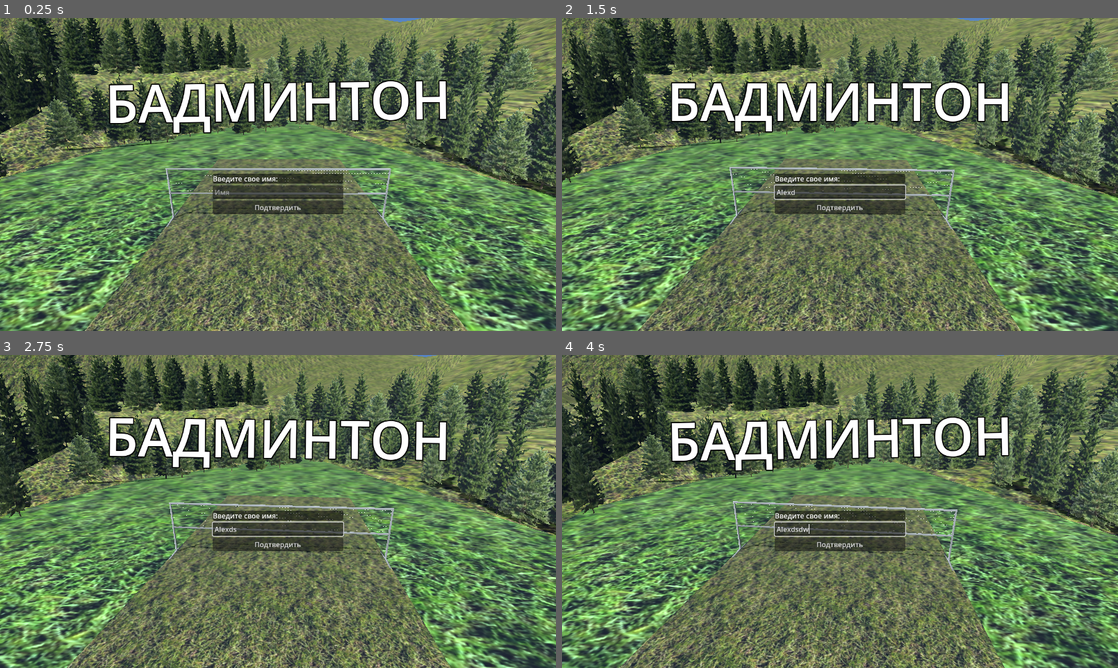
Above: before the commit, frames 1-4 (two rows, left to right).
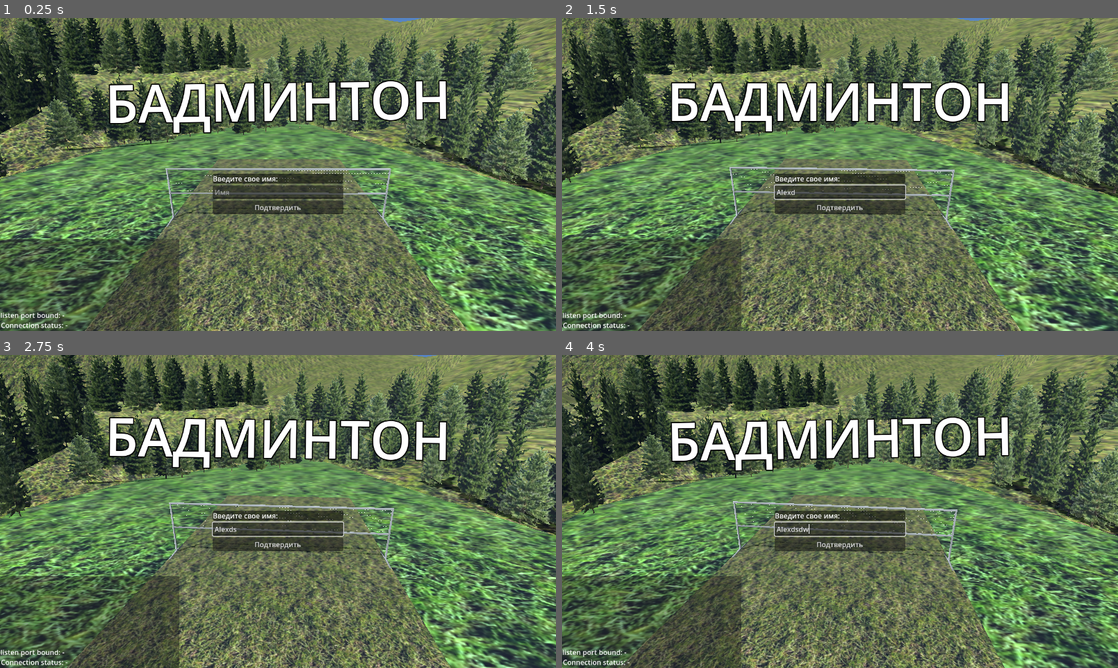
Above: after the commit, the same moments.

Repository: xenabun/TheBadmintonGame
Game: Godot game, scene res://scenes/game_field.tscn
Two runs of this game, one before a commit and one after it. Both use one fixed random seed, a clock stepped at 60 frames per second and the inputs below.
Inputs (mouse positions are in pixels of both pictures, inside the frame that each line leads up to):
- Up to frame 1 (0.25 s): no input
- Up to frame 2 (1.5 s): click (840, 193) at 0.52 s; type "Alex" at 0.6 s; tap Enter (ui_accept) at 1.25 s; move the mouse to (962, 158) at 1.27 s; press the mouse at (962, 158) at 1.28 s; hold D (right) from 1.28 s (still down)
- Up to frame 3 (2.75 s): tap Enter (ui_accept) at 1.52, 2.27 s; move the mouse to (166, 527) at 2.02 s; release D (right) at 2.03 s; release the mouse at (166, 527) at 2.03 s; hold S (down) from 2.03 s (still down); tap Shift (sprint) at 2.1 s
- Up to frame 4 (4 s): move the mouse to (895, 442) at 2.77 s; release S (down) at 2.78 s; press the mouse at (895, 442) at 2.78 s; hold D (right) 2.78-3.53 s; move the mouse to (812, 574) at 3.52 s; release the mouse at (812, 574) at 3.53 s; hold W (up) from 3.53 s (still down); tap Shift (sprint) at 3.6 s; tap Enter (ui_accept) at 3.77 s

The runs differ from the first frame. In frame 1, 7.7% of the frame differs, in the area x 0-33%, y 70-100%; in frame 2, 7.7%; in frame 3, 7.7%; in frame 4, 7.7%.

Commit message:
lobby finished

Diff:
--- a/scenes/game_field.tscn
+++ b/scenes/game_field.tscn
@@ -437,7 +437,6 @@
 text = "Изменить"
 
 [node name="MainMenu" type="Control" parent="UI"]
-visible = false
 layout_mode = 2
 
 [node name="Title" type="Label" parent="UI/MainMenu"]
@@ -502,6 +501,7 @@
 offset_bottom = 94.0
 grow_horizontal = 2
 grow_vertical = 2
+theme_override_constants/separation = 30
 
 [node name="Singleplayer" type="Button" parent="UI/MainMenu/Menu"]
 layout_mode = 2
@@ -1066,7 +1066,6 @@
 flat = true
 
 [node name="DebugUI" type="Control" parent="."]
-visible = false
 clip_contents = true
 layout_mode = 3
 anchors_preset = 2
--- a/scripts/GameManager.gd
+++ b/scripts/GameManager.gd
@@ -2,19 +2,14 @@
 
 var Players = {}
 
+@onready var debug_ui = get_tree().get_root().get_node('Scene/DebugUI')
 func print_debug_msg(msg):
 	print(msg)
-	var debug = get_tree().get_first_node_in_group('Debug_root')
-	if debug:
-		var label = debug.get_node('Label')
-		label.text = label.text + '\n' + msg
+	var label = debug_ui.get_node('Label')
+	label.text = label.text + '\n' + msg
 func set_listen_port_bound_text(value):
-	var debug = get_tree().get_first_node_in_group('Debug_root')
-	if debug:
-		var label = debug.get_node('ListenPortBound')
-		label.text = value
+	var label = debug_ui.get_node('ListenPortBound')
+	label.text = value
 func set_connection_status_text(value):
-	var debug = get_tree().get_first_node_in_group('Debug_root')
-	if debug:
-		var label = debug.get_node('ConnectionStatus')
-		label.text = value
+	var label = debug_ui.get_node('ConnectionStatus')
+	label.text = value
--- a/scripts/Network.gd
+++ b/scripts/Network.gd
@@ -166,6 +166,7 @@
 	# UI.in_main_menu = true
 	UI.state.in_main_menu.set_state(true)
 	# UI.in_server_browser = false
+	UI.state.in_server_lobby.set_state(false)
 	UI.state.in_server_browser.set_state(false)
 	if multiplayer.is_server():
 		ServerBrowser.stop_broadcast()
@@ -193,6 +194,10 @@
 	add_bot(plr_char, bot_username)
 	Game.start_game()
 
+# @rpc('any_peer')
+# func init_player(character):
+	# print('ALO ', multiplayer.get_unique_id())
+	# character.get_node('PlayerInput').player = character
 func add_player(id: int = 1):
 	GameManager.print_debug_msg('adding player ' + str(id) + ' by ' + str(multiplayer.get_unique_id()))
 	if Level.get_node('Players').has_node(str(id)): return
@@ -200,9 +205,13 @@
 	var character = preload("res://prefabs/Player.tscn").instantiate()
 	character.player_id = id
 	character.name = str(id)
-	character.Level = Level
-	character.UI = UI
-	character.get_node('PlayerInput').player = character
+	# character.Level = Level
+	# character.UI = UI
+	# character.get_node('PlayerInput').player = character
+	# if id == 1:
+	# 	init_player(character)
+	# else:
+	# 	init_player.rpc_id(id, character)
 	var num = 1 if id == 1 else 2
 	var spawn_point = Level.get_node('World/Player' + str(num) + 'Spawn')
 	character.position = spawn_point.position
--- a/scripts/Player.gd
+++ b/scripts/Player.gd
@@ -16,11 +16,14 @@
 @export var stamina_bar : Node
 @export var throw_power = PlayerVariables.MAX_POWER
 @export var aim_x = 0
-@export var Level : Node
-@export var UI : Node
-
-@onready var camera = Level.get_node('World/PlayerCamera')
-@onready var GameUI = UI.get_node('GameUI')
+# @export var Level : Node
+# @export var UI : Node
+
+@onready var Level = get_tree().get_root().get_node('Scene/Level')
+@onready var UI = get_tree().get_root().get_node('Scene/UI')
+
+# @onready var camera = Level.get_node('World/PlayerCamera')
+# @onready var GameUI = UI.get_node('GameUI')
 @onready var input = get_node('PlayerInput')
 @onready var racket_hold_timer = get_node('PlayerInput/RacketHold')
 @onready var animation_tree = get_node('AnimationTree')
@@ -34,6 +37,7 @@
 var gravity = ProjectSettings.get_setting("physics/3d/default_gravity")
 var speed = PlayerVariables.BASE_SPEED
 var prev_direction = Vector3.ZERO
+var camera
 
 func get_player_side():
 	return 1 if player_id == 1 else -1
@@ -43,6 +47,7 @@
 func _ready():
 	GameManager.print_debug_msg('player _ready() call: uid: ' + str(multiplayer.get_unique_id()) + ' plr_id: ' + str(player_id))
 	set_physics_process(multiplayer.get_unique_id() == player_id)
+	# UI = get_tree().get_root().get_node('Scene/UI')
 	aim_arrow.hide()
 	if multiplayer.get_unique_id() != player_id: return
 
@@ -54,13 +59,17 @@
 	else:
 		GameManager.print_debug_msg('getting player data: not found')
 	reset_position.connect(_reset_position)
+	camera = Level.get_node('World/PlayerCamera')
+	var menu_camera = UI.menu_camera_pivot.get_node('MenuCamera')
+	var GameUI = UI.get_node('GameUI')
+	var GameControls = UI.get_node('GameControls')
 	camera.make_current()
-	var menu_camera = UI.menu_camera_pivot.get_node('MenuCamera')
 	camera.global_position = menu_camera.global_position
 	camera.global_rotation = menu_camera.global_rotation
 	update_camera_transform(0.2)
+	UI.state.in_server_lobby.set_state(false)
 	GameUI.show()
-	UI.get_node('GameControls').show()
+	GameControls.show()
 	stamina_bar = GameUI.get_node('StaminaBarControl/StaminaBar')
 	stamina_bar.max_value = PlayerVariables.MAX_STAMINA
 	stamina_bar.value = input.stamina
--- a/scripts/PlayerInput.gd
+++ b/scripts/PlayerInput.gd
@@ -2,6 +2,7 @@
 
 @export var direction := Vector3()
 @export var player : Node
+@export var animation_tree : Node
 @export var sprinting : bool = false
 @export var stamina : float = PlayerVariables.MAX_STAMINA:
 	set(value):
@@ -15,8 +16,10 @@
 				PlayerVariables.STAMINA_BAR_COLOR_NORMAL)
 @export var aim_direction : Vector2 = Vector2.ZERO
 
-@onready var UI = get_parent().UI
-@onready var animation_tree = player.get_node('AnimationTree')
+# @onready var UI = get_parent().UI
+@onready var UI = get_tree().get_root().get_node('Scene/UI')
+# @onready var UI =
+# @onready var animation_tree = player.get_node('AnimationTree')
 @onready var racket_active_timer = get_node('RacketActive')
 @onready var racket_cooldown_timer = get_node('RacketCooldown')
 @onready var racket_hold_timer = get_node('RacketHold')
@@ -77,6 +80,8 @@
 func _ready():
 	var authority = get_multiplayer_authority() == multiplayer.get_unique_id()
 	set_process(authority)
+	player = get_parent()
+	animation_tree = player.get_node('AnimationTree')
 	player.get_node('RacketArea/CSGBox3D').hide()
 	racket_hold_timer.wait_time = PlayerVariables.ACTION_HOLD_TIME
 	if authority:
--- a/scripts/ServerBrowser.gd
+++ b/scripts/ServerBrowser.gd
@@ -88,9 +88,11 @@
 	broadcastTimer.stop()
 	if broadcaster != null:
 		broadcaster.close()
+		broadcaster = null
 func stop_listen():
 	if listener != null:
 		listener.close()
+		listener = null
 		set_process(false)
 		GameManager.print_debug_msg('Listener closed')
 		GameManager.set_listen_port_bound_text('listen port bound: -')
--- a/scripts/UI.gd
+++ b/scripts/UI.gd
@@ -1,6 +1,6 @@
 extends Control
 
-@export var state : UI_State = null # UI_State.new(self)
+@export var state : UI_State
 
 @export var menu_camera_pivot : Node
 @export var player_camera : Node
@@ -79,8 +79,9 @@
 		state.in_server_browser.set_state(true)
 
 func _on_lobby_exit_pressed():
-	state.in_server_lobby.set_state(false)
-	state.in_server_browser.set_state(true)
+	# state.in_server_lobby.set_state(false)
+	# state.in_server_browser.set_state(true)
+	Network.quit_server()
 	# TODO: close hosting and start server listen
 
 func _on_controls_close():
